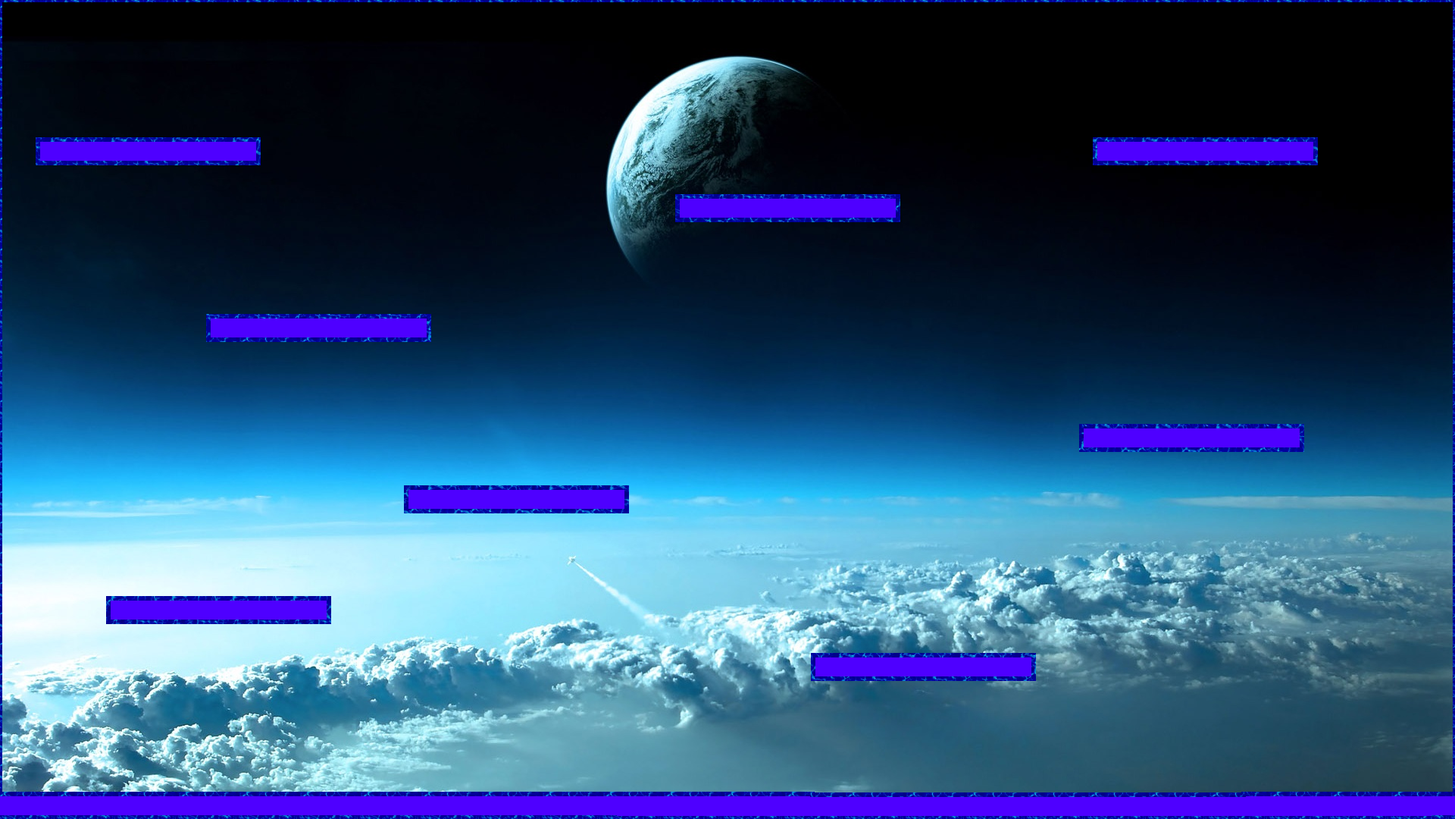
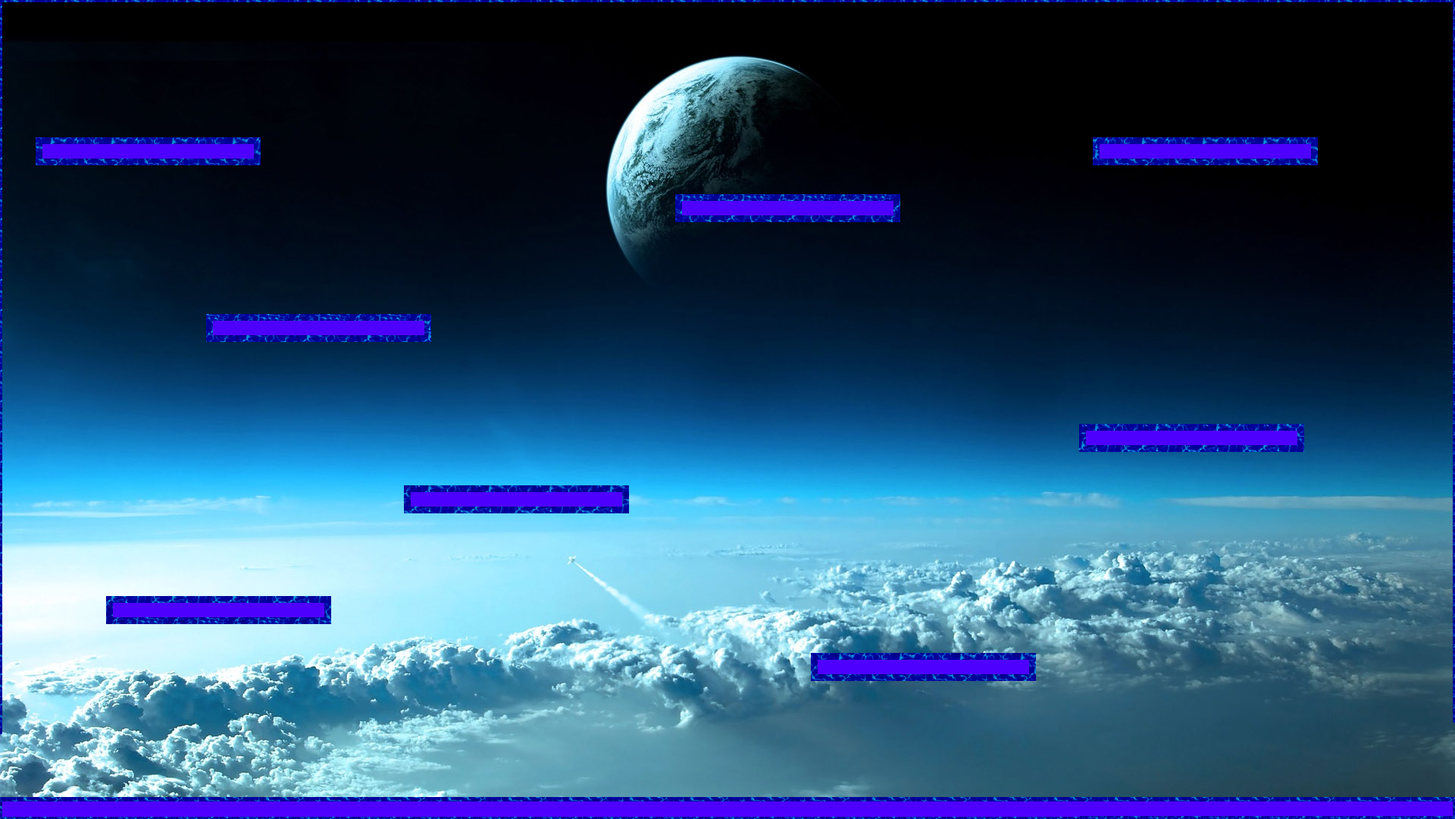
Two versions of the same layered image (1455 x 819). Layer-by-layer changes:
painted on "Layer" over (x1=0, y1=141, x2=1455, y2=817)
